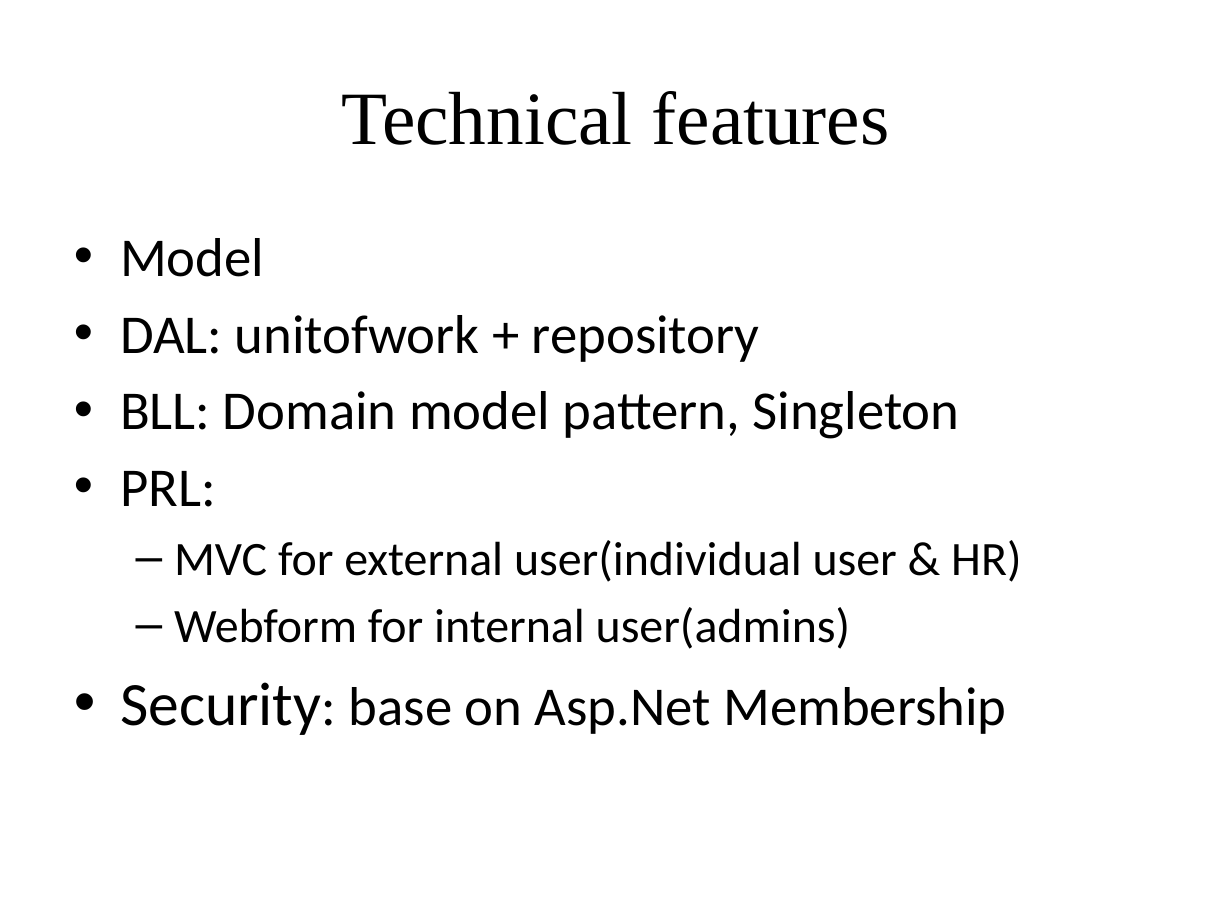
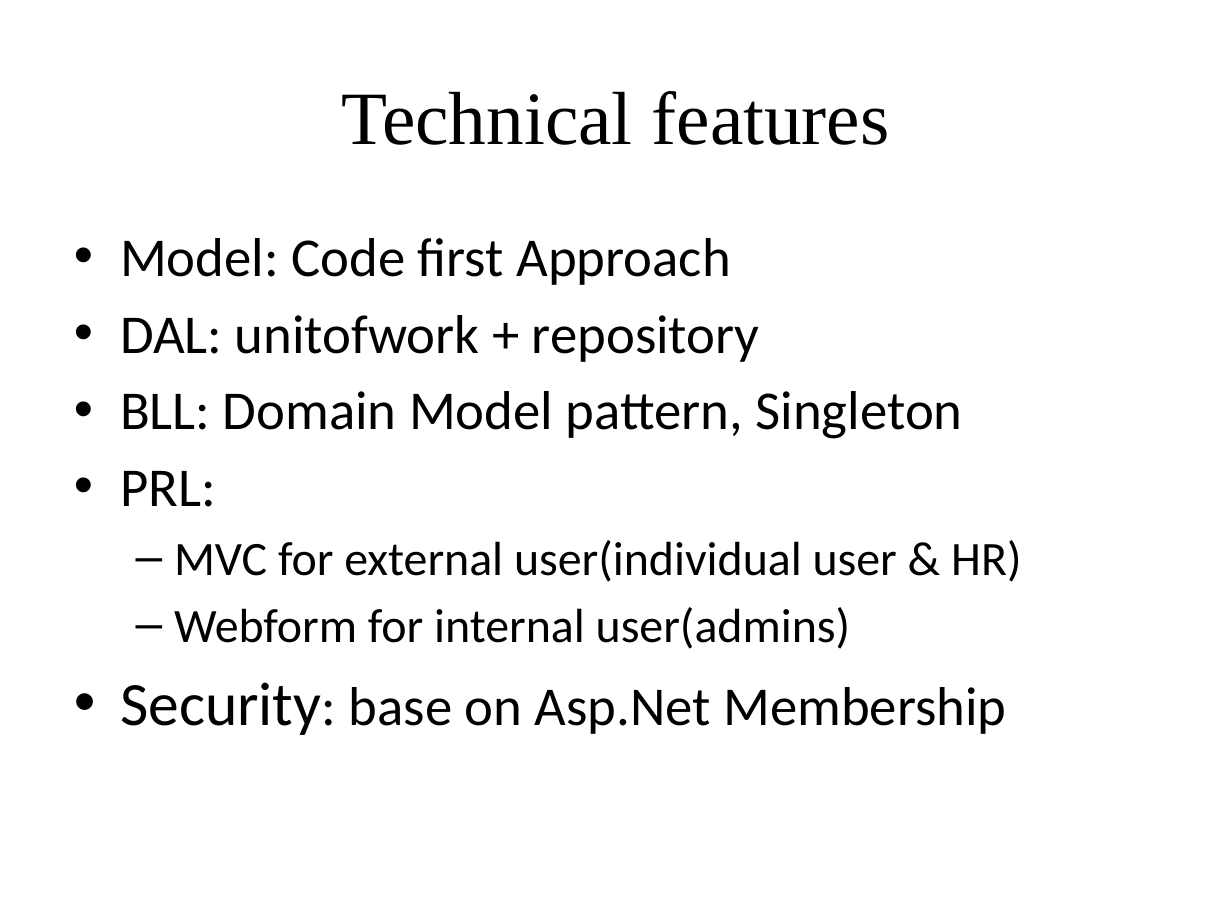
Before and after one commit to XUMINSHENG/dotNET_CA, a slide deck: slide 4 of Docs/presentation/ENET_FT1_presentation_sketch.pptx. Drawn at 1232x924 pixels with LibreOffice and Linux fonts; fonts in the diff are those of the drawing. Boxes give left, top, right and bottom in pixels: in the first picture for what was removed or moved away, otherwise in the second. Text is boxed around its words. In the diff, an @@ line names an element or a change of style, - is before the commit and + after.

```diff
--- a/Docs/presentation/ENET_FT1_presentation_sketch.pptx
+++ b/Docs/presentation/ENET_FT1_presentation_sketch.pptx
@@ text at <box>120,238,730,285</box>: text changed @@
-• Model
+• Model: Code first Approach
@@ text at <box>120,391,962,439</box>: text changed @@
-• BLL: Domain model pattern, Singleton
+• BLL: Domain Model pattern, Singleton
```
Also in this commit, not shown: 4 other slides changed, 1 slide removed, 2 other files.
